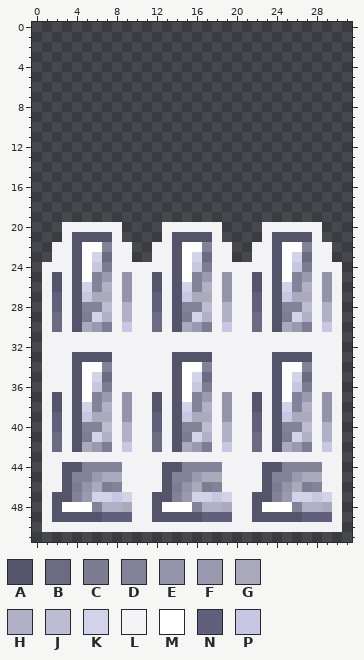
Two versions of one pixel-art sprite, kingslayer/resources/images/iron_ingots_5.png. This is how it looked before the edit.
The file is 32x52 pixels. Colours within 5 levels of each other are drawn and written as one.
Palette (. is transparent): A #54546b  B #6b6b82  C #7c7c93  D #828299  E #9393aa  F #9999b0  G #aaaabc  H #b0b0c7  J #bcbcd2  K #d2d2e9  L #f3f3f5  M #ffffff  N #60607c  P #c7c7e4
Pixels before, first column x 1:
20 ..LLLLLL....LLLLLL....LLLLLL..
21 ..LAAAAL....LAAAAL....LAAAAL..
22 .LLAMMDLL..LLAMMDLL..LLAMMDLL.
23 .LLAMKBLL..LLAMKBLL..LLAMKBLL.
24 LLLAMPCLLLLLLAMPCLLLLLLAMPCLLL
25 LALAMDFLELLALAMDFLELLALAMDFLEL
26 LALAKDHLELLALAKDHLELLALAKDHLEL
27 LNLAPGGLELLNLAPGGLELLNLAPGGLEL
28 LNLADDJLHLLNLADDJLHLLNLADDJLHL
29 LBLACKHLHLLBLACKHLHLLBLACKHLHL
30 LBLAGFCLPLLBLAGFCLPLLBLAGFCLPL
31 LLLLLLLLLLLLLLLLLLLLLLLLLLLLLL
32 LLLLLLLLLLLLLLLLLLLLLLLLLLLLLL
33 LLLAAAALLLLLLAAAALLLLLLAAAALLL
34 LLLAMMDLLLLLLAMMDLLLLLLAMMDLLL
35 LLLAMKBLLLLLLAMKBLLLLLLAMKBLLL
36 LLLAMPCLLLLLLAMPCLLLLLLAMPCLLL
37 LALAMDFLELLALAMDFLELLALAMDFLEL
38 LALAKDHLELLALAKDHLELLALAKDHLEL
39 LNLAPGGLELLNLAPGGLELLNLAPGGLEL
40 LNLADDJLHLLNLADDJLHLLNLADDJLHL
41 LBLACKHLHLLBLACKHLHLLBLACKHLHL
42 LBLAGFCLPLLBLAGFCLPLLBLAGFCLPL
43 LLLLLLLLLLLLLLLLLLLLLLLLLLLLLL
44 LLAADDDDLLLLAADDDDLLLLAADDDDLL
45 LLADDFGGLLLLADDFGGLLLLADDFGGLL
46 LLACEGCDLLLLACEGCDLLLLACEGCDLL
47 LAADFKKPKLLAADFKKPKLLAADFKKPKL
48 LAMMMDHHGLLAMMMDHHGLLAMMMDHHGL
49 LAAAAANNNLLAAAAANNNLLAAAAANNNL
50 LLLLLLLLLLLLLLLLLLLLLLLLLLLLLL
Now the later version:
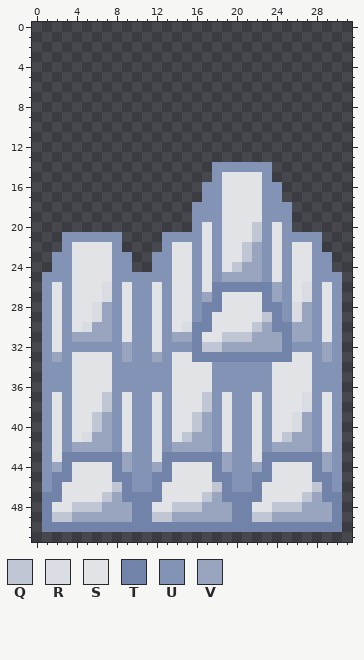
Colours new in this view: Q #c0c6d4  R #d9dce3  S #e1e3e6  T #7183a8  U #8393b5  V #99a5bf
The edit:
Changed rows in their new state; - is an unchanged pixel.
first column x 1:
14 -----------------UUUUUU-------
15 -----------------USSSSU-------
16 ----------------UUSSSSUU------
17 ----------------UUSSSSUU------
18 ---------------UUUSSSSUUU-----
19 ---------------UUUSSSSUUU-----
20 --......----...USUSSSQUSU...--
21 --UUUUUU----UUUUSUSSSQUSUUUU--
22 -.USSSSU.--.USSUSUSSQVUSUSSU.-
23 -UUSSSSUU--UUSSUSUSSQVUSUSSUU-
24 .UUSSSSUU..UUSSUSUSQVVUSUSSUU.
25 UUUSSSSUUUUUUSSUSUVVVVUSUSSUUU
26 USUSSSRUSUUSUSSUSTTTTTTVUSRUSU
27 USUSSSRUSUUSUSSUVTSSSSTVUSRUSU
28 USUSSRVUSUUSUSSUTTSSSSTTURVUSU
29 USUSSRVUSUUSUSSUTSSSSSQTURVUSU
30 USUSRVVUSUUSUSRTTSSSSQVTTVVUSU
31 USUVVVVUSUUSUVVTSSQQQVVVTVVUSU
32 USUUUUUUVUUSUUUTQQVVVVVVTUUUVU
33 UVUSSSSUVUUVUSSTTTTTTTTTTSSUVU
34 UUUSSSSUUUUUUSSSSUUUUUUSSSSUUU
35 UUUSSSSUUUUUUSSSSUUUUUUSSSSUUU
36 UUUSSSSUUUUUUSSSSUUUUUUSSSSUUU
37 USUSSSQUSUUSUSSSQUSUUSUSSSRUSU
38 USUSSSQUSUUSUSSSQUSUUSUSSSRUSU
39 USUSSQVUSUUSUSSQVUSUUSUSSRVUSU
40 USUSSQVUSUUSUSSQVUSUUSUSSRVUSU
41 USUSRVVUSUUSUSQVVUSUUSUSQVVUSU
42 USUVVVVUSUUSUVVVVUSUUSUVVVVUSU
43 USTTTTTTVUUSTTTTTTVUUSTTTTTTVU
44 UVTSSSSTVUUVTSSSSTVUUVTSSSSTVU
45 UTTSSSSTTUUTTSSSSTTUUTTSSSSTTU
46 UTSSSSSQTUUTSSSSSQTUUTSSSSSQTU
47 TTSSSSQVTTTTSSSSQVTTTTSSSSQVTT
48 TSSQQQVVVTTSSQQQVVVTTSSQQQVVVT
49 TQQVVVVVVTTQQVVVVVVTTQQVVVVVVT
50 TTTTTTTTTTTTTTTTTTTTTTTTTTTTTT
Pixel boxes of the changes (left, top, right, bottom) in both pictures:
changed: (42, 162, 342, 532)
